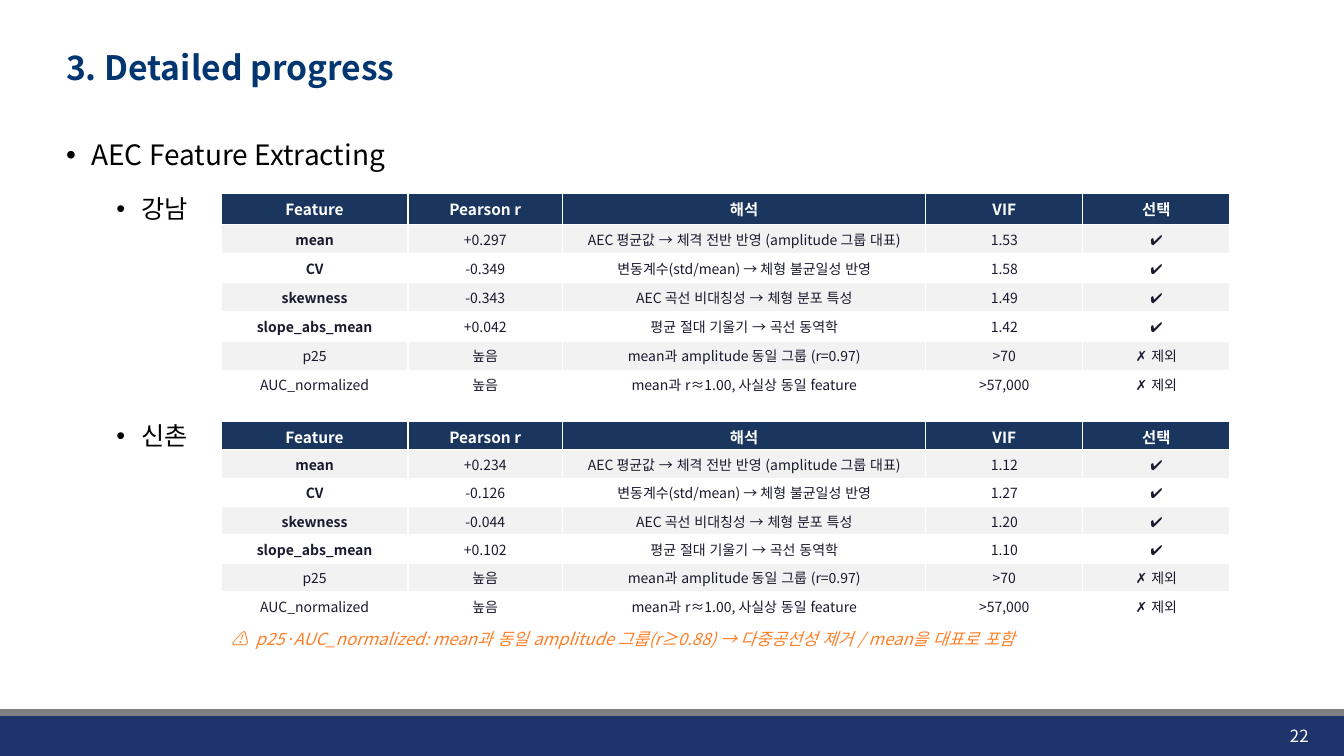
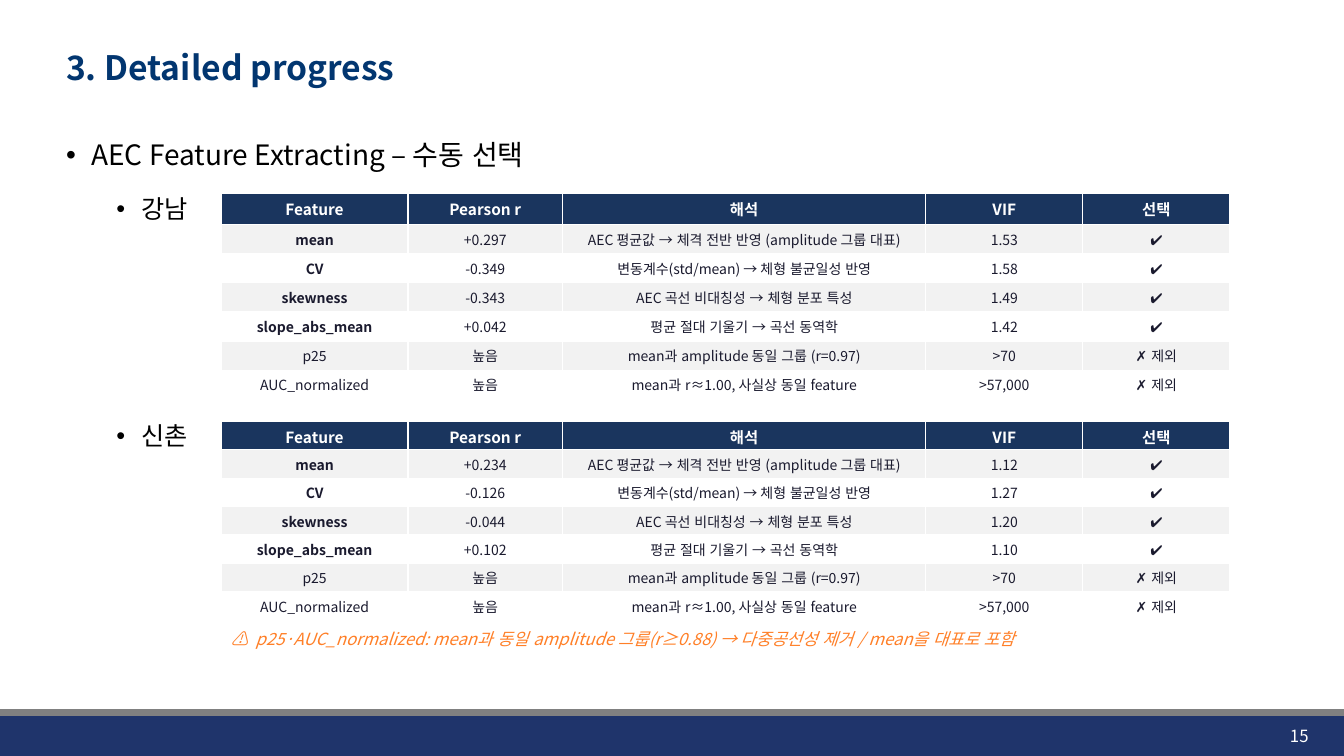
Before and after one commit to JHWannabe/2026-1_Study, a slide deck: slide 15 of 연구자료/260430_Linear_Logistic_Regression.pptx (slide 22 before the commit). Drawn at 1344x756 pixels with LibreOffice and Linux fonts; fonts in the diff are those of the drawing; background and template pictures are left out. Boxes give left, top, right and bottom in pixels: in the first picture for what was removed or moved away, otherwise in the second. Text is boxed around its words. In the diff, an @@ line names an element or a change of style, - is before the commit and + after.

```diff
--- a/연구자료/260430_Linear_Logistic_Regression.pptx
+++ b/연구자료/260430_Linear_Logistic_Regression.pptx
@@ text at box(91, 142, 524, 172): text changed @@
-• AEC Feature Extracting
+• AEC Feature Extracting – 수동 선택
@@ page number at box(1290, 729, 1309, 743): text changed @@
-22
+15
```
Also in this commit, not shown: 7 other slides changed, 9 slides removed, 4 other files.
